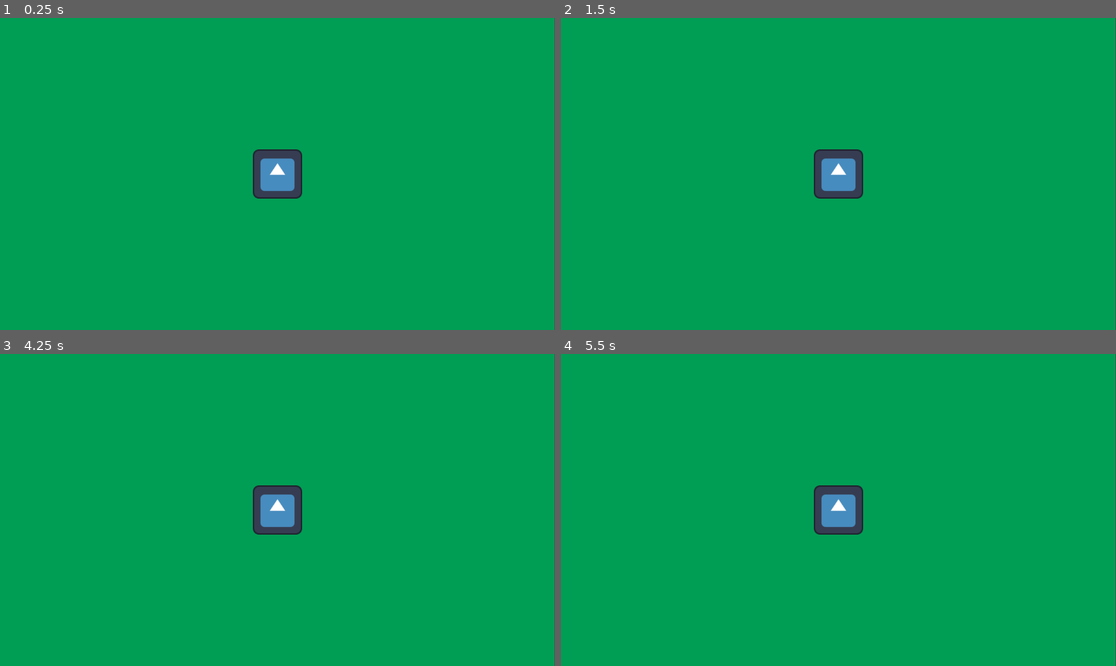
Above: before the commit, frames 1-4 (two rows, left to right).
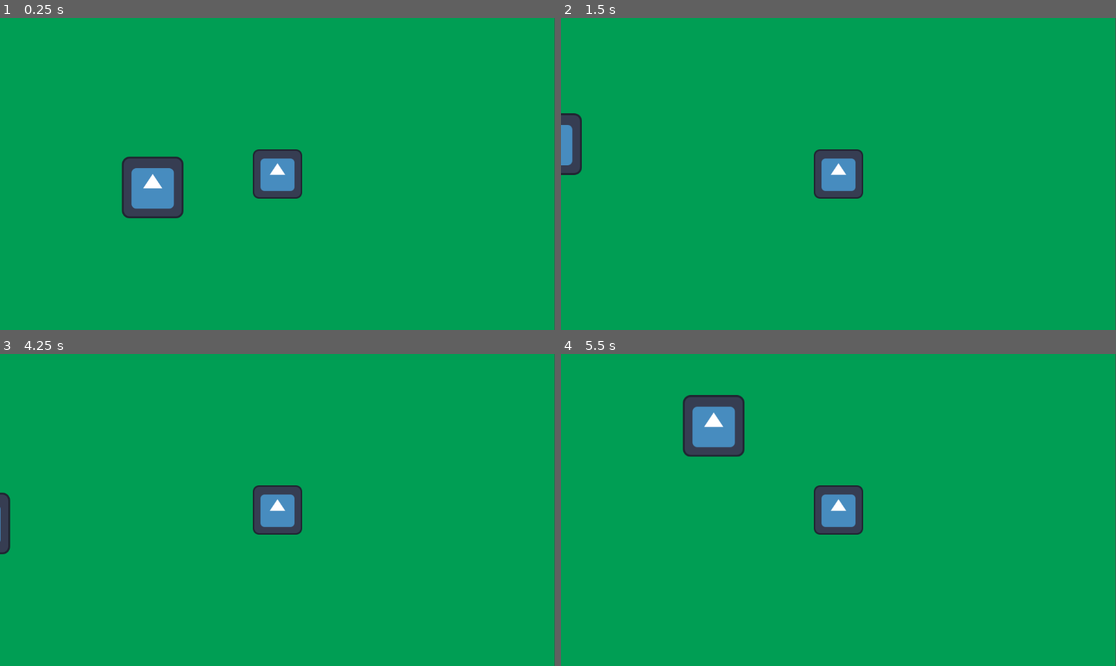
Above: after the commit, the same moments.

Repository: zcmaximus/_godot_game_for_club
Game: Godot game, scene res://scenes/game.tscn
The game is run twice, just before and just after one commit, with the same random seed, the same clock (stepped at 60 frames per second) and the same inputs. The engine's default icon, where the game draws it, is replaced by a stand-in: a white triangle on a blue panel in a dark square.
Inputs:
- Up to frame 1 (0.25 s): no input
- Up to frame 2 (1.5 s): tap Enter at 0.5 s; hold Right (move_right) 0.53-1.28 s; hold Down (move_down) from 1.28 s (still down)
- Up to frame 3 (4.25 s): release Down (move_down) at 2.03 s; hold Right (move_right) 2.03-2.78 s; tap Space at 2.75 s; hold W (move_up) 2.78-3.53 s; tap Enter at 3.5 s; hold Left (move_left) from 3.53 s (still down)
- Up to frame 4 (5.5 s): release Left (move_left) at 5.03 s; hold Down (move_down) from 5.03 s (still down)

The runs differ from the first frame. In frame 1, 2.2% of the frame differs, in the area x 21-34%, y 44-65%; in frame 2, 0.7%; in frame 3, 0.4%; in frame 4, 2.2%, in the area x 21-34%, y 13-33%.

Commit message:
further improvemnet to player mov

Diff:
--- a/scenes/game.tscn
+++ b/scenes/game.tscn
@@ -1,6 +1,7 @@
-[gd_scene load_steps=2 format=3 uid="uid://cco8mj6o0knvn"]
+[gd_scene load_steps=3 format=3 uid="uid://cco8mj6o0knvn"]
 
 [ext_resource type="PackedScene" uid="uid://durd6v7fug047" path="res://scenes/player.tscn" id="1_uwrxv"]
+[ext_resource type="Texture2D" uid="uid://dig6idcnfwc6g" path="res://icon.svg" id="2_yqjtg"]
 
 [node name="game" type="Node2D"]
 
@@ -14,3 +15,7 @@
 
 [node name="player" parent="." instance=ExtResource("1_uwrxv")]
 position = Vector2(519, 294)
+
+[node name="Sprite2D" type="Sprite2D" parent="."]
+position = Vector2(260, 322)
+texture = ExtResource("2_yqjtg")
--- a/scenes/player.tscn
+++ b/scenes/player.tscn
@@ -19,6 +19,7 @@
 
 [node name="player" type="CharacterBody2D"]
 script = ExtResource("1_g2els")
+SPEED = 450.0
 
 [node name="AnimatedSprite2D" type="AnimatedSprite2D" parent="."]
 scale = Vector2(0.8, 0.8)
